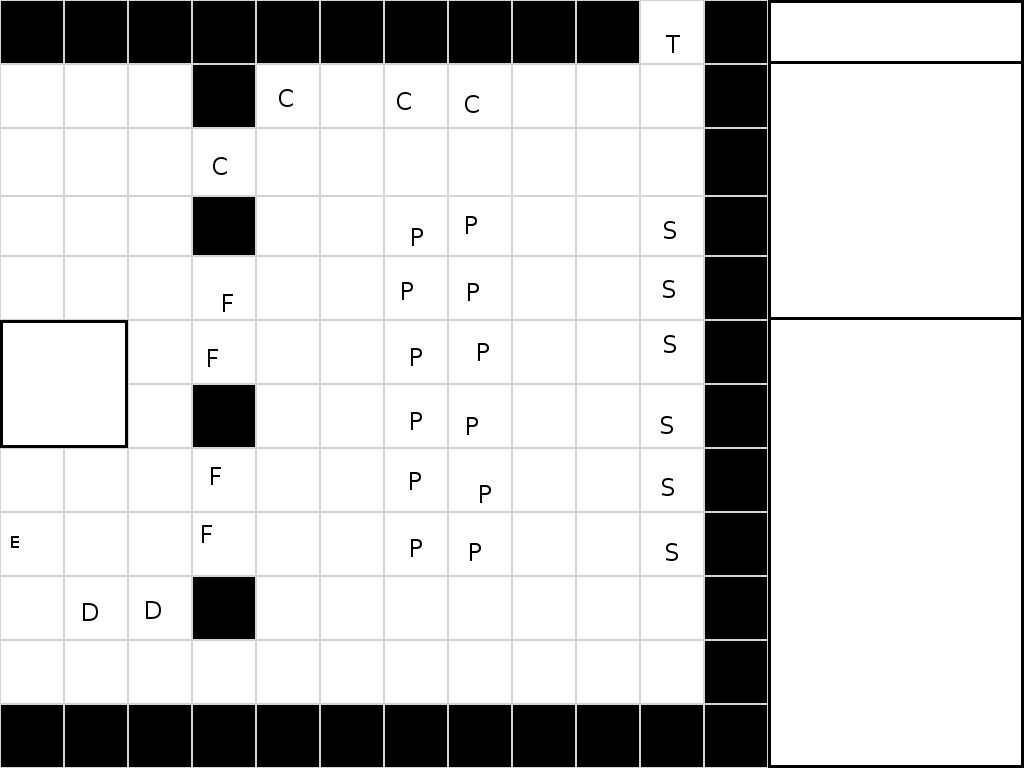
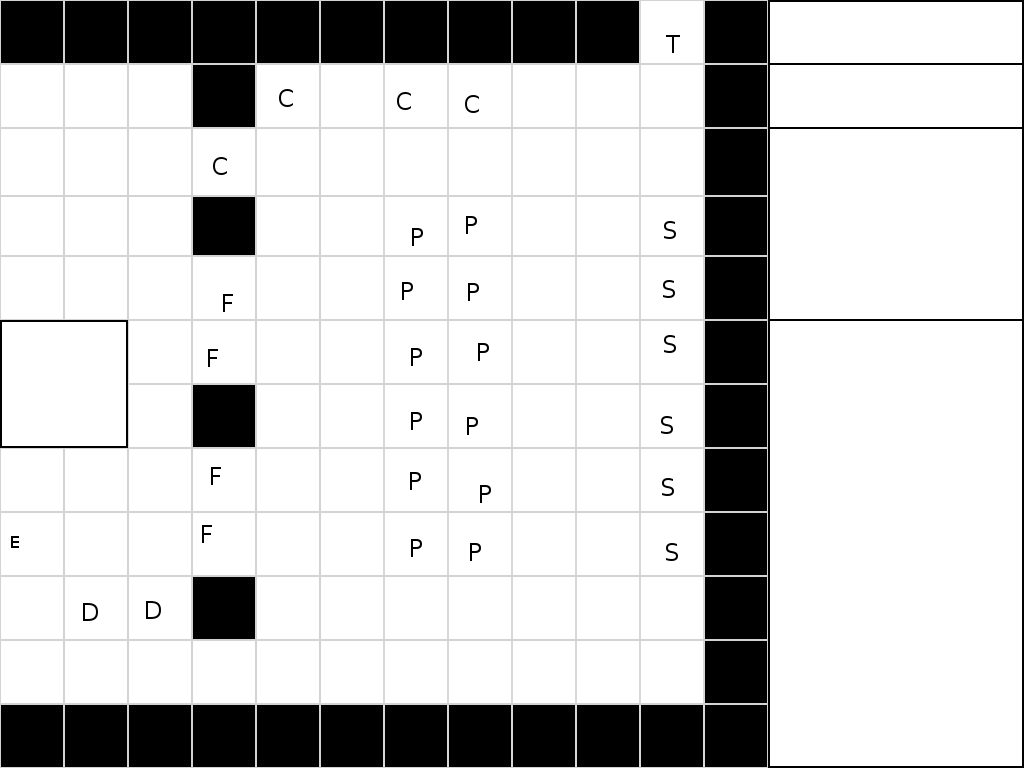
The second 1024 × 768 image is a revision of the first. Changes to its layers:
painted on "Background" over [2, 2, 1022, 766]
